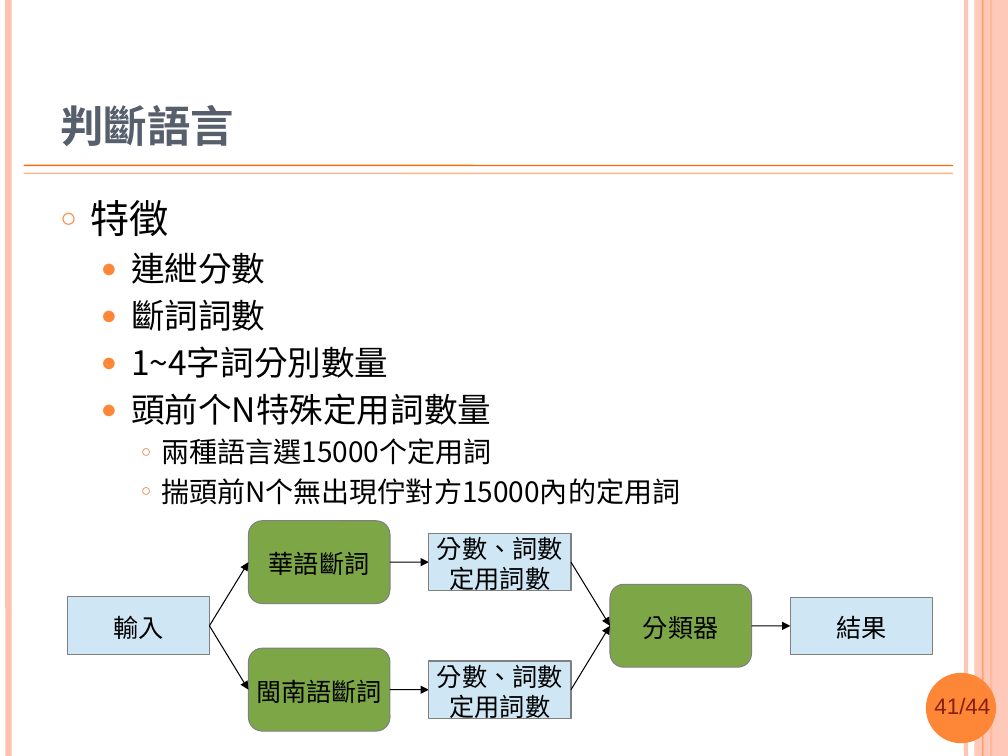
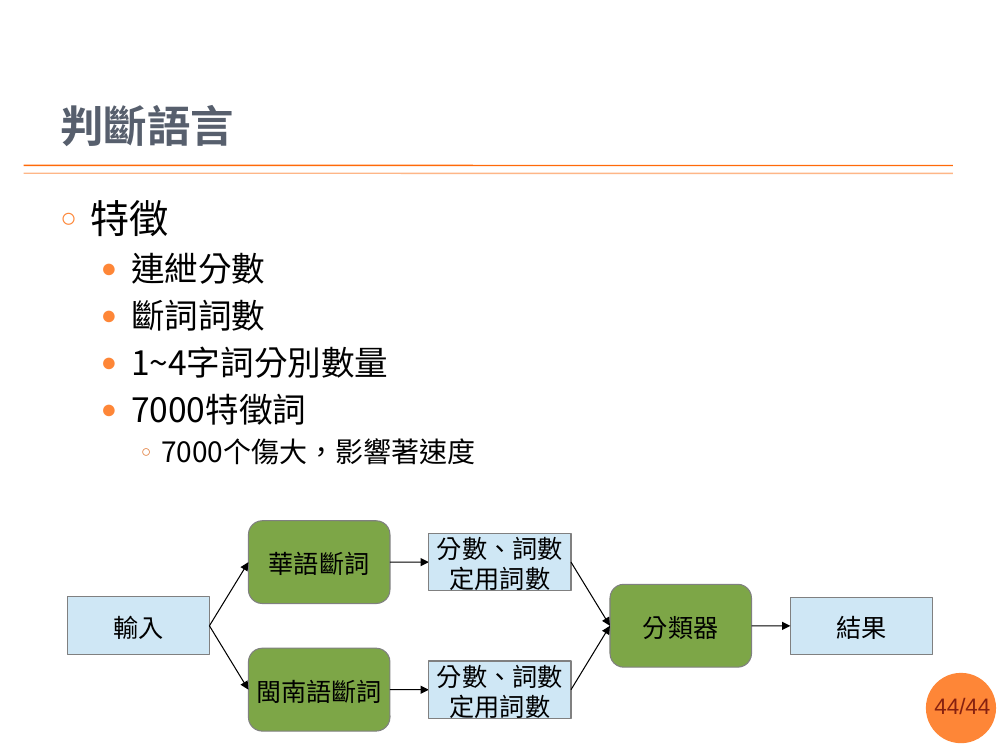
Before and after one commit to sih4sing5hong5/po3-ko3_tau5-iann2-phinn3, a slide deck: slide 44 of 翻譯報告.pptx (slide 41 before the commit). Drawn at 1008x756 pixels with LibreOffice and Linux fonts; fonts in the diff are those of the drawing; background and template pictures are left out. Boxes give left, top, right and bottom in pixels: in the first picture for what was removed or moved away, otherwise in the second. Text is boxed around its words. In the diff, an @@ line names an element or a change of style, - is before the commit and + after.

```diff
--- a/翻譯報告.pptx
+++ b/翻譯報告.pptx
@@ line removed from (8, 0) to (8, 756) @@
@@ line removed from (966, 0) to (966, 756) @@
@@ rectangle removed at bbox=[975, 0, 1008, 756] @@
@@ line removed from (983, 0) to (983, 756) @@
@@ line removed from (991, 0) to (991, 756) @@
@@ text at bbox=[131, 393, 476, 465]: text changed @@
-  ● 頭前个N特殊定用詞數量
-    ○ 兩種語言選15000个定用詞
-    ○ 揣頭前N个無出現佇對方15000內的定用詞
+  ● 7000特徵詞
+    ○ 7000个傷大，影響著速度
@@ page number at bbox=[934, 698, 990, 714]: text changed @@
-41/44
+44/44
```
Also in this commit, not shown: 54 other slides changed, 3 slides added, 5 slides removed.
